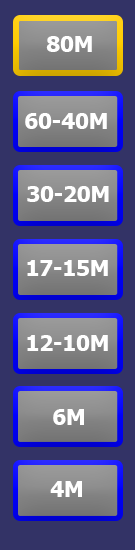
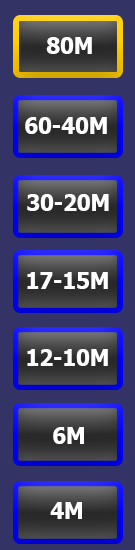
Two versions of the same layered image (135px x 550px). Layer-by-layer changes:
painted on "12-10M" over [27,335,108,366]
painted on "17-15M" over [27,260,108,289]
painted on "30-20M" over [27,186,109,211]
painted on "60-40M" over [25,113,107,134]
painted on "4M" over [50,481,82,519]
painted on "6M" over [53,409,84,444]
painted on "160M" over [46,36,92,54]
painted on "Button7" over [13,460,123,544]
painted on "Button6" over [13,386,123,466]
painted on "Button5" over [13,313,123,390]
painted on "Button4" over [13,239,123,313]
painted on "Button3" over [13,165,123,238]
painted on "Button2" over [13,91,123,158]
painted on "Button1" over [13,15,123,78]